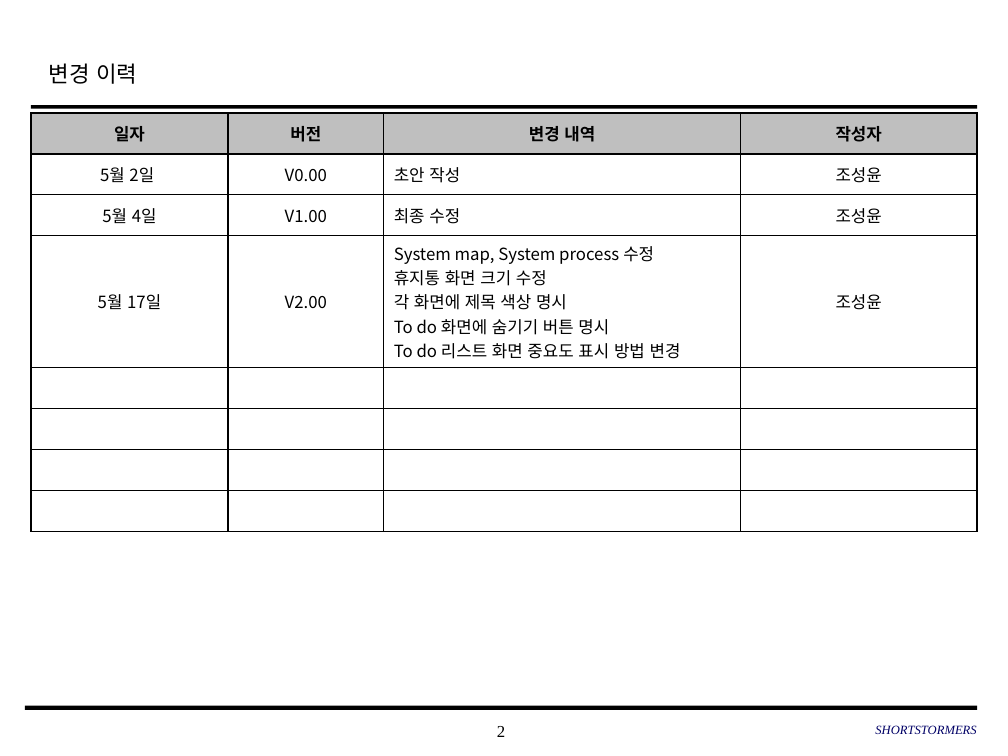
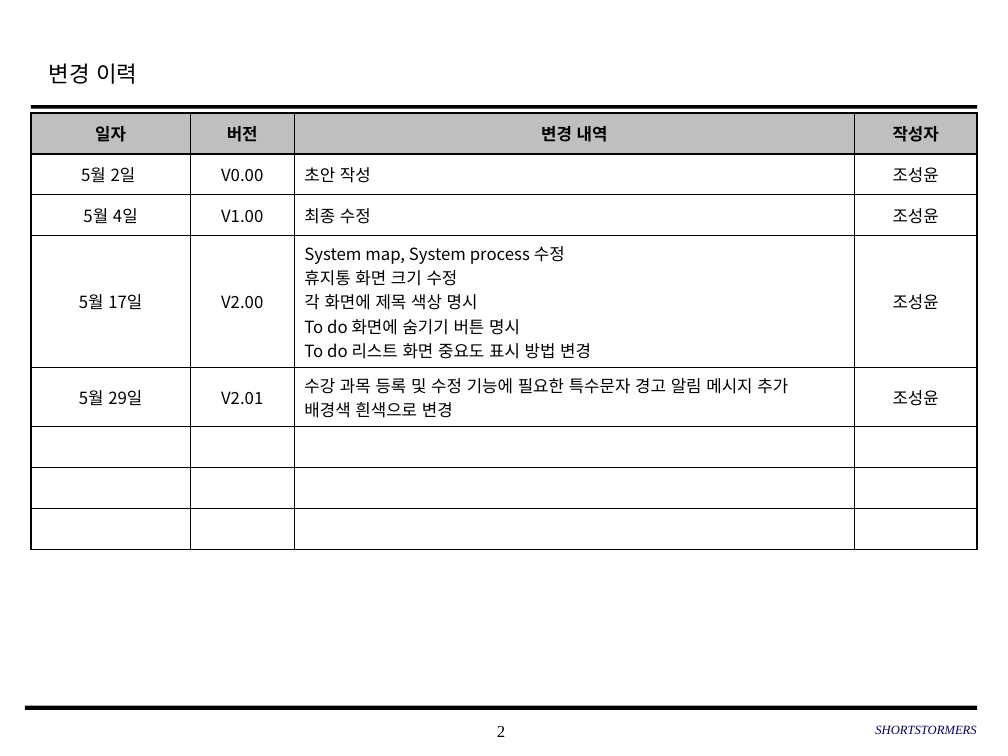
Before and after one commit to SMU-SE-Admin/18-1_7_SHORTSTORMERS_Doc, a slide deck: slide 2 of 03 설계/UI 설계서_7_SHORTSTORMERS.pptx. Drawn at 1008x756 pixels with LibreOffice and Linux fonts; fonts in the diff are those of the drawing; background and template pictures are left out. Boxes give left, top, right and bottom in pixels: in the first picture for what was removed or moved away, otherwise in the second. Text is boxed around its words. In the diff, an @@ line names an element or a change of style, - is before the commit and + after.

Commit message:
#1105 UI설계서 수정
특수문자 경고 알림 메시지 추가, 배경색 변경

```diff
--- a/03 설계/UI 설계서_7_SHORTSTORMERS.pptx
+++ b/03 설계/UI 설계서_7_SHORTSTORMERS.pptx
@@ table at (x1=31, y1=113, x2=978, y2=519) @@
+row 5: 5월 29일 | V2.01 | 수강 과목 등록 및 수정 기능에 필요한 특수문자 경고 알림 메시지 추가 / 배경색 흰색으로 변경 | 조성윤
-row 8:  |  |  | 
```
Also in this commit, not shown: 24 other slides changed, 2 slides added.
